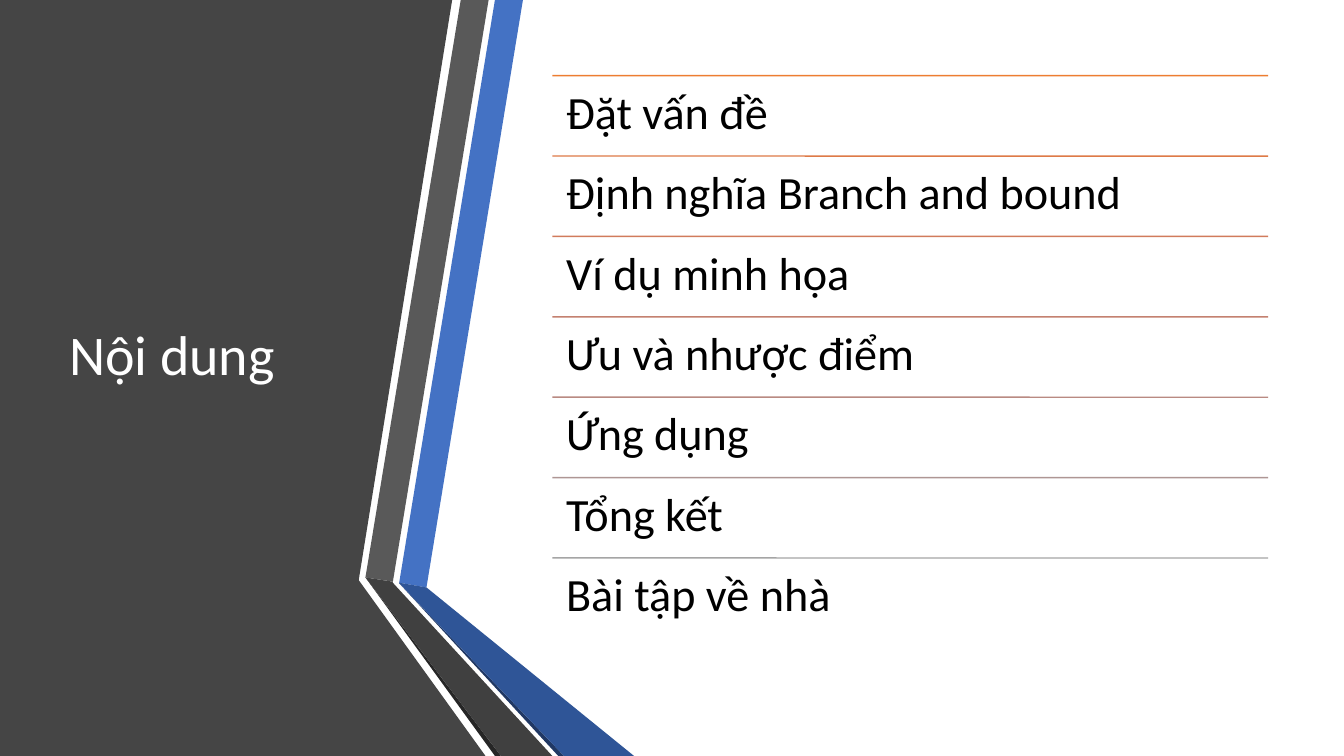
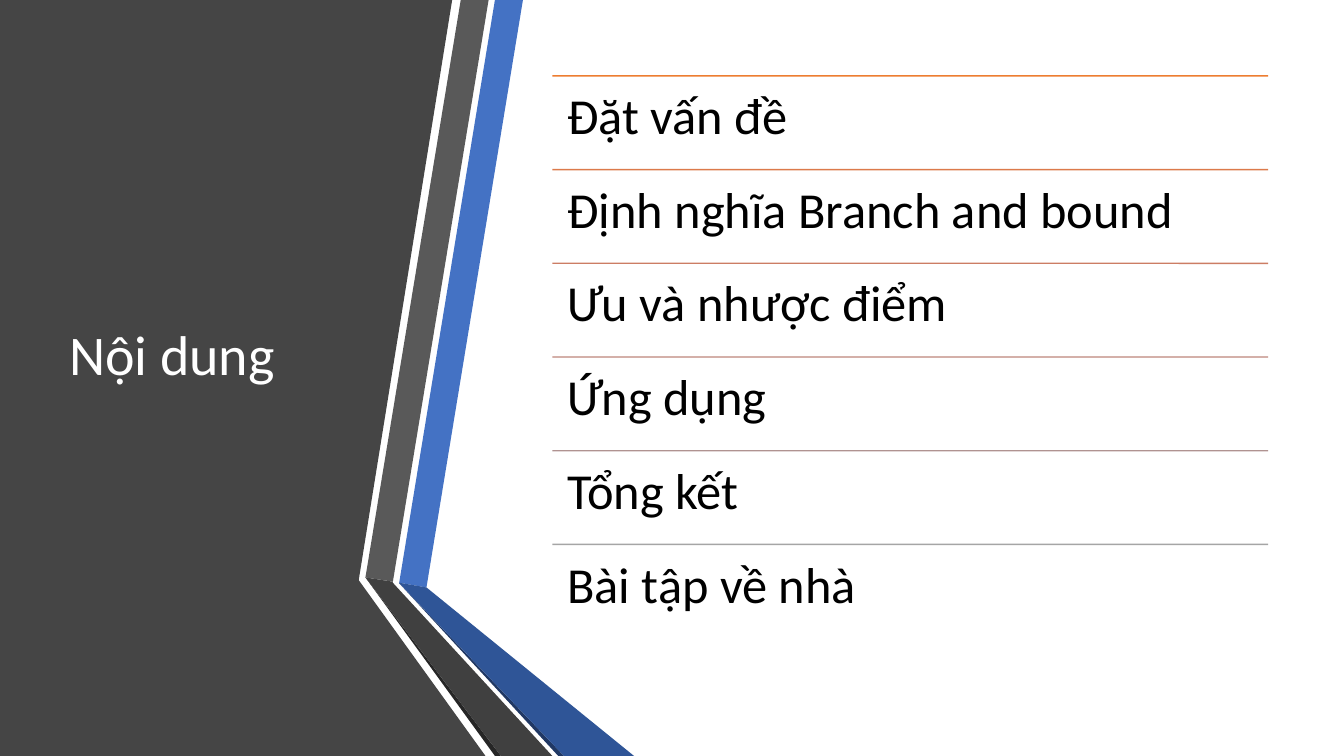
Before and after one commit to Nhatthanh1/CS112.L23.N09, a slide deck: slide 3 of Seminar/BranchAndBound.pptx. Drawn at 1344x756 pixels with LibreOffice and Linux fonts; fonts in the diff are those of the drawing. Boxes give left, top, right and bottom in pixels: in the first picture for what was removed or moved away, otherwise in the second. Text is boxed around its words. In the diff, an @@ line names an element or a change of style, - is before the commit and + after.

```diff
--- a/Seminar/BranchAndBound.pptx
+++ b/Seminar/BranchAndBound.pptx
@@ text "Định nghĩa Branch and bound": place and size @@
-text "Định nghĩa Branch and bound" at (566, 177, 1121, 217)
+text "Định nghĩa Branch and bound" at (567, 193, 1173, 237)
@@ line moved from (553, 156) - (1268, 156) to (553, 169) - (1268, 169) @@
@@ line (553, 169) - (1268, 169): stroke #DE7A47 1 pt to #DC7A4B 1 pt @@
@@ size 33 to 36 pt; more space between paragraphs in 6 elements at (567, 96, 788, 143), (567, 565, 856, 612), (567, 193, 1173, 237), (567, 470, 739, 518), (567, 374, 767, 424), (567, 282, 947, 330) @@
@@ text "Ưu và nhược điểm": place and size @@
-text "Ưu và nhược điểm" at (566, 334, 914, 378)
+text "Ưu và nhược điểm" at (567, 282, 947, 330)
@@ line moved from (553, 237) - (1268, 237) to (553, 263) - (1268, 263) @@
@@ line (553, 263) - (1268, 263): stroke #D17B5C 1 pt to #CC7D64 1 pt @@
@@ text removed at (566, 258, 850, 298) @@
-Ví dụ minh họa
@@ text "Ứng dụng": place and size @@
-text "Ứng dụng" at (566, 412, 748, 458)
+text "Ứng dụng" at (567, 374, 767, 424)
@@ line moved from (553, 317) - (1268, 317) to (553, 357) - (1268, 357) @@
@@ line (553, 357) - (1268, 357): stroke #C48170 1 pt to #BD867B 1 pt @@
@@ line removed from (553, 397) to (1268, 397) @@
@@ text "Tổng kết": place and size @@
-text "Tổng kết" at (566, 495, 723, 539)
+text "Tổng kết" at (567, 470, 739, 518)
@@ line moved from (553, 478) - (1268, 478) to (553, 451) - (1268, 451) @@
@@ line (553, 451) - (1268, 451): stroke #AE9694 1 pt to #B09391 1 pt @@
@@ text "Bài tập về nhà": place and size @@
-text "Bài tập về nhà" at (566, 576, 831, 619)
+text "Bài tập về nhà" at (567, 565, 856, 612)
@@ line moved from (553, 559) - (1268, 559) to (553, 544) - (1268, 544) @@
```
Also in this commit, not shown: 1 other slide changed, 1 slide added, 1 other file.
